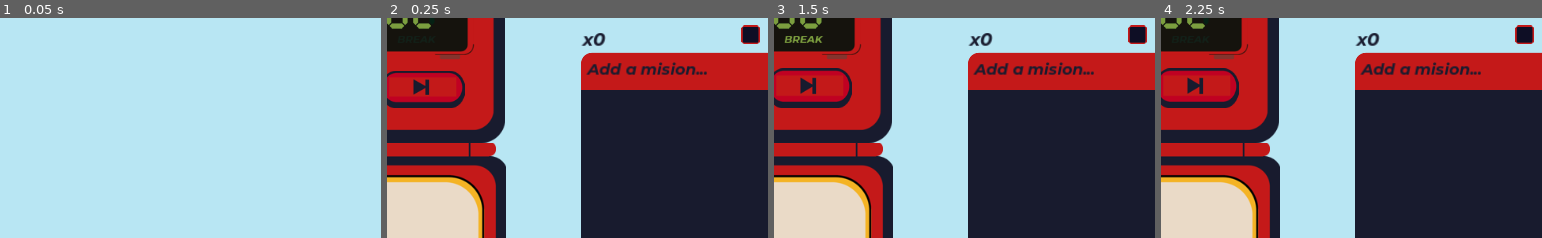
Above: before the commit, frames 1-4 (left to right).
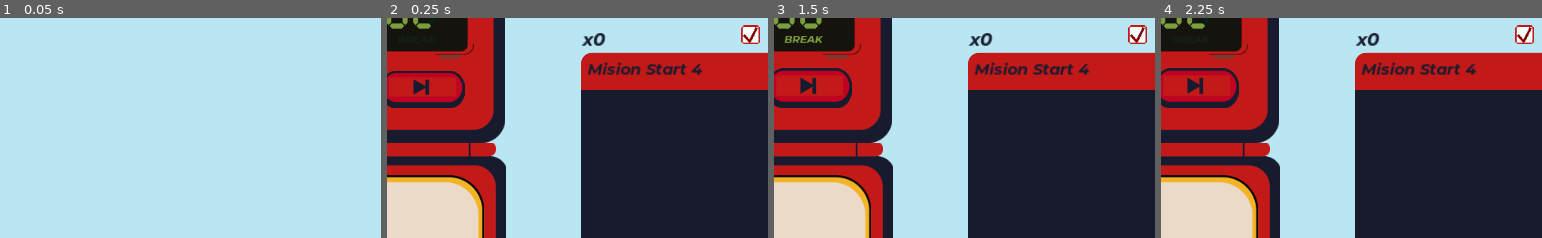
Above: after the commit, the same moments.

Repository: JesusRoberto64/PomoTempo-app
Game: Godot game, scene res://Escenas/Protocols/boot_loader.tscn
Two runs of this game, one before a commit and one after it. Both use one fixed random seed, a clock stepped at 60 frames per second and the inputs below.
Inputs (mouse positions are % of the whole screen's width and height, from its top left):
- Up to frame 1 (0.05 s): no input
- Up to frame 2 (0.25 s): no input
- Up to frame 3 (1.5 s): click (80, 91) at 0.52 s; type "Alex" at 0.6 s; click (45, 37) at 1.25 s
- Up to frame 4 (2.25 s): click (45, 37) at 2 s
The pictures show only the part of the screen within x 40-90%, y 21-71%; the shares and areas given below are measured in that part.

Frame 1 is identical in both runs. In frame 2, 1.4% of the frame differs, in the area x 52-98%, y 3-26%; in frame 3, 1.4%; in frame 4, 1.4%.
Error before the commit: Trying to return value of type "Nil" from a function whose return type is "Dictionary". (res://Logica/Client/boot_loader.gd:63)

Commit message:
continue bug loder mision data

Diff:
--- a/godot-frtn/Logica/Client/boot_loader.gd
+++ b/godot-frtn/Logica/Client/boot_loader.gd
@@ -24,6 +24,7 @@
 	controlMessage.show_Message("Conectando...")
 
 	mision = await get_Data("mision",manageData.mision_Data)
+	print(mision)
 	misionRegistro =  await get_Data("misionregistro", manageData.mision_Register_Data)
 	fechas = await  get_Data("fecha", manageData.fechas_Data)
 	fechasMisionRegistro = await get_Data("fechamisionregistro", manageData.fecha_Mision_Registro_Data)
--- a/godot-frtn/Logica/Client/manage_data.gd
+++ b/godot-frtn/Logica/Client/manage_data.gd
@@ -3,7 +3,10 @@
 func mision_Data(data)-> Dictionary:
 	var newDir = {}
 	for i in data.size():
-		newDir.merge({i : data[i]})
+		#newDir.merge({i : data[i]})
+		newDir.merge({i : { "id": int(data[i].get("id")), "nombre" : data[i].get("nombre")}})
+
+
 	return newDir
 
 func mision_Register_Data(data)-> Dictionary:
@@ -29,7 +32,7 @@
 func set_Generic_Data(dirVal):
 	print("USED GENRIC!!")
 	match dirVal:
-		"fechas":
+		"fecha":
 			return {
 				"2024-11-05" : { "id": 3, "pomodoro": 7 },
 				"2024-11-06" : { "id": 4, "pomodoro": 6 },
--- a/godot-frtn/Logica/state_controller.gd
+++ b/godot-frtn/Logica/state_controller.gd
@@ -45,6 +45,8 @@
 func get_pomodoro_array(_registerDay)->Array:
 	var pomodoroArr = []
 	for id in Misiones.get_Misiones_Id():
+		print(typeof(id))
+		print(typeof(_registerDay.get(id)))
 		if _registerDay.has(id):
 			pomodoroArr.append(_registerDay[id])
 		else:
--- a/godot-frtn/Recursos/SavedData/save_data_00.tres
+++ b/godot-frtn/Recursos/SavedData/save_data_00.tres
@@ -1,63 +1,63 @@
 [gd_resource type="Resource" load_steps=2 format=3]
 
-[ext_resource type="Script" path="res://Logica/DataBaseModels/DataResource.gd" id="1_e1aar"]
+[ext_resource type="Script" path="res://Logica/DataBaseModels/DataResource.gd" id="1_dpvqu"]
 
 [resource]
-script = ExtResource("1_e1aar")
+script = ExtResource("1_dpvqu")
 fechas = {
-"2024-09-25": {
+"2024-11-05": {
 "id": 3,
-"pomodoro": 4.0
+"pomodoro": 7
 },
-"2024-09-26": {
+"2024-11-06": {
 "id": 4,
-"pomodoro": 6.0
+"pomodoro": 6
 },
-"2024-09-27": {
+"2024-11-07": {
 "id": 5,
-"pomodoro": 10.0
+"pomodoro": 10
 }
 }
 fechasMisionRegistro = {
 3: {
-1: 2.0,
-2: 2.0
+1: 2,
+2: 2
 },
 4: {
-2: 3.0,
-3: 3.0
+2: 3,
+3: 3
 },
 5: {
-1: 2.0,
-2: 4.0,
-3: 1.0
+1: 2,
+2: 4,
+3: 1
 }
 }
 misiones = {
 0: {
-"id": 1.0,
+"id": 1,
 "nombre": "Mision Start 4"
 },
 1: {
-"id": 2.0,
+"id": 2,
 "nombre": "Eliab y el Círculo del juego"
 },
 2: {
-"id": 3.0,
-"nombre": "ChuyRonin"
+"id": 3,
+"nombre": "ChuyRonin 66"
 }
 }
 misionResgistro = {
 1: {
 "mision": "Mision Start 4",
-"pomodoro": 0.0
+"pomodoro": 0
 },
 2: {
 "mision": "Eliab y el Círculo del juego",
-"pomodoro": 0.0
+"pomodoro": 0
 },
 3: {
 "mision": "ChuyRonin",
-"pomodoro": 0.0
+"pomodoro": 0
 }
 }
